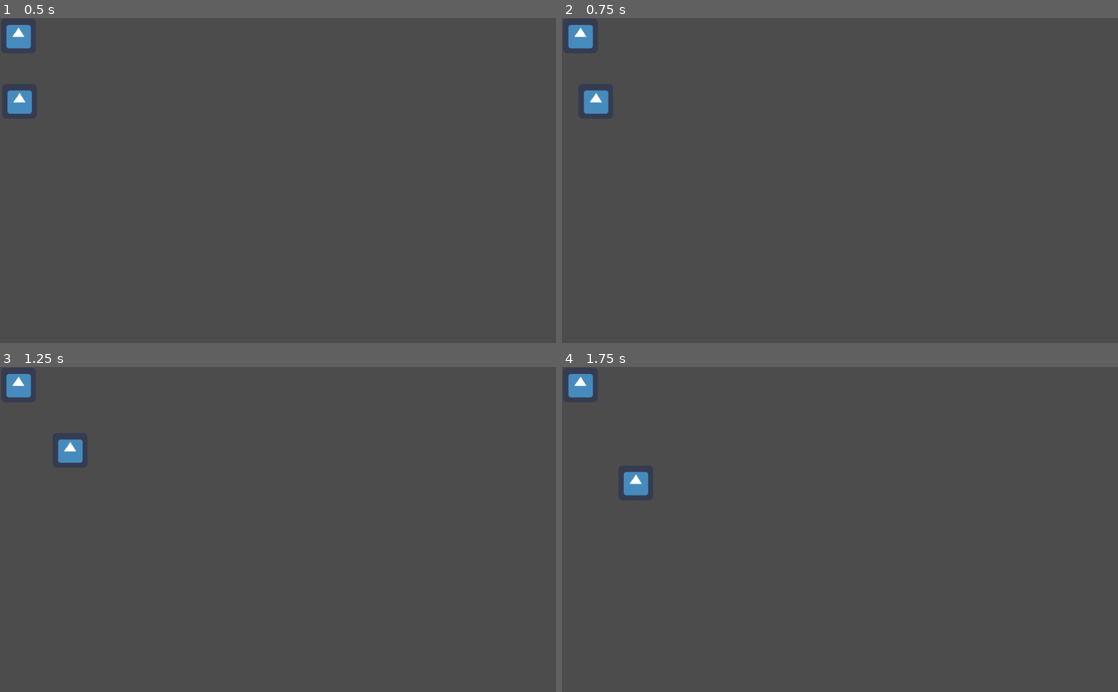
Above: before the commit, frames 1-4 (two rows, left to right).
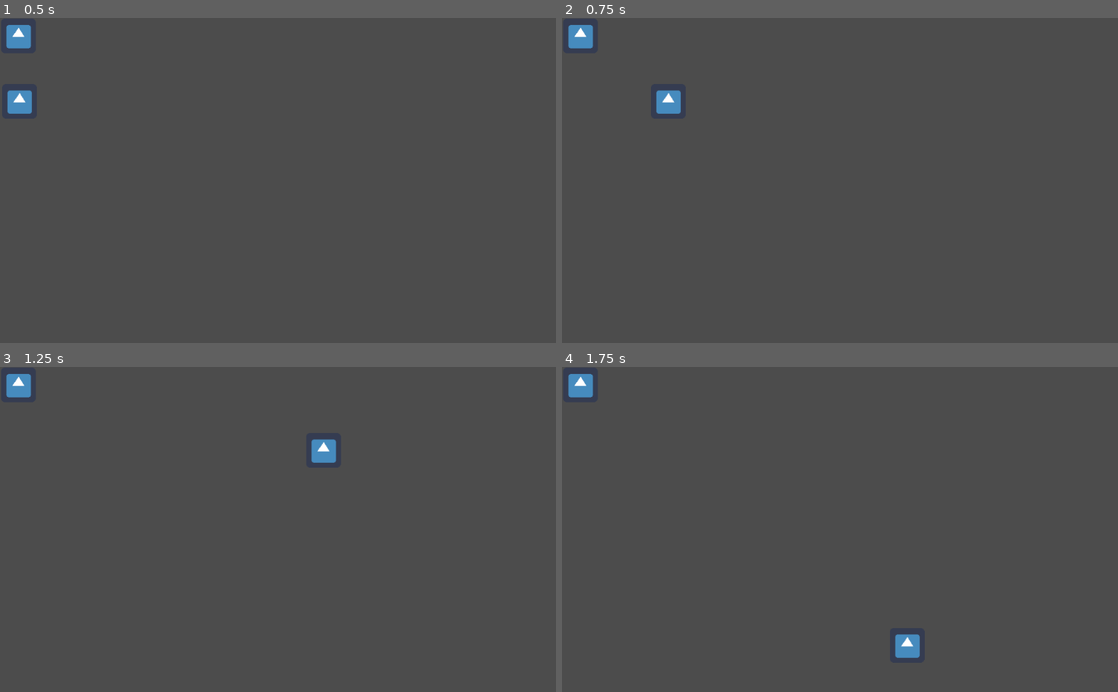
Above: after the commit, the same moments.

Repository: rchin157/gamejamNov2020
Game: Godot game, scene res://Level/Test Multiplayer.tscn
The game is run twice, just before and just after one commit, with the same random seed, the same clock (stepped at 60 frames per second) and the same inputs. The project has no main scene, so this scene is started directly. The engine's default icon, where the game draws it, is replaced by a stand-in: a white triangle on a blue panel in a dark square.
Inputs:
- Up to frame 1 (0.5 s): no input
- Up to frame 2 (0.75 s): tap Enter at 0.5 s; hold Right (ui_right) from 0.53 s (still down)
- Up to frame 3 (1.25 s): keep holding Right (ui_right)
- Up to frame 4 (1.75 s): release Right (ui_right) at 1.28 s; hold Down (ui_down) from 1.28 s (still down)

Frame 1 is identical in both runs. In frame 2, 0.6% of the frame differs, in the area x 3-22%, y 22-30%; in frame 3, 0.6%; in frame 4, 0.6%, in the area x 11-65%, y 32-90%.

Commit message:
switched level

Diff:
--- a/Level/Level.tscn
+++ b/Level/Level.tscn
@@ -1,7 +1,9 @@
 [gd_scene load_steps=4 format=2]
 
-[ext_resource path="res://Level.gd" type="Script" id=1]
+[ext_resource path="res://Scripts/Level.gd" type="Script" id=1]
 [ext_resource path="res://Tiles/testtileset.png" type="Texture" id=2]
+
+
 
 [sub_resource type="TileSet" id=1]
 0/name = "testtileset.png 0"
--- a/Scripts/Player.gd
+++ b/Scripts/Player.gd
@@ -5,7 +5,7 @@
 # var a = 2
 # var b = "text"
 var velocity = Vector2.ZERO;
-var speed = 8000;
+var speed = 800;
 var local = true;
 
 # Called when the node enters the scene tree for the first time.
@@ -16,7 +16,7 @@
 # Called every frame. 'delta' is the elapsed time since the previous frame.
 func _process(delta):
 	if(local):
-		velocity = get_direction()*speed*delta;
+		velocity = get_direction()*speed;
 		if(velocity.length()>0):
 			move_and_slide(velocity)
 			MultiplayerManager.rpc("update_player_pos",get_position().x,get_position().y)
Renamed: Level.gd -> Scripts/Level.gd
